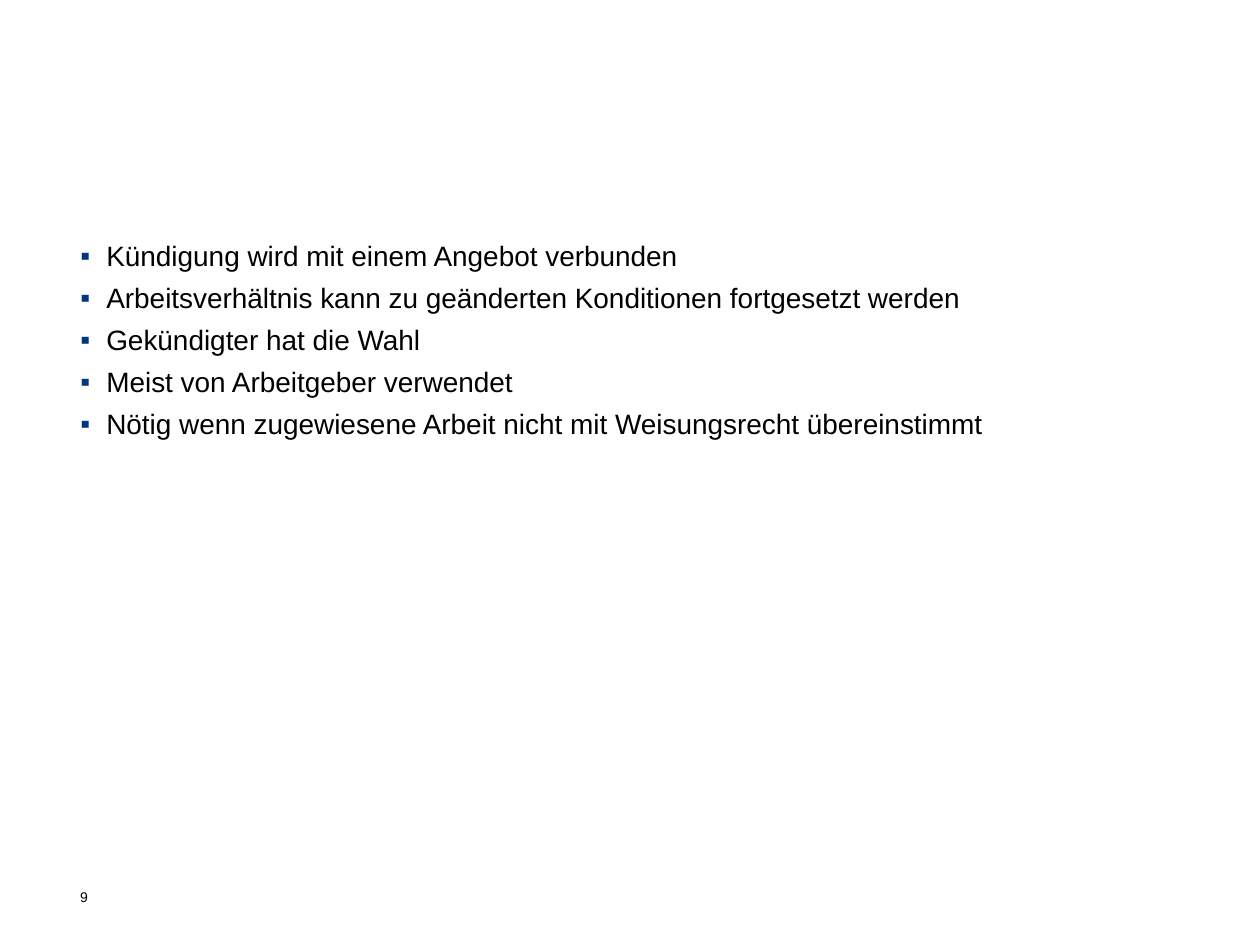
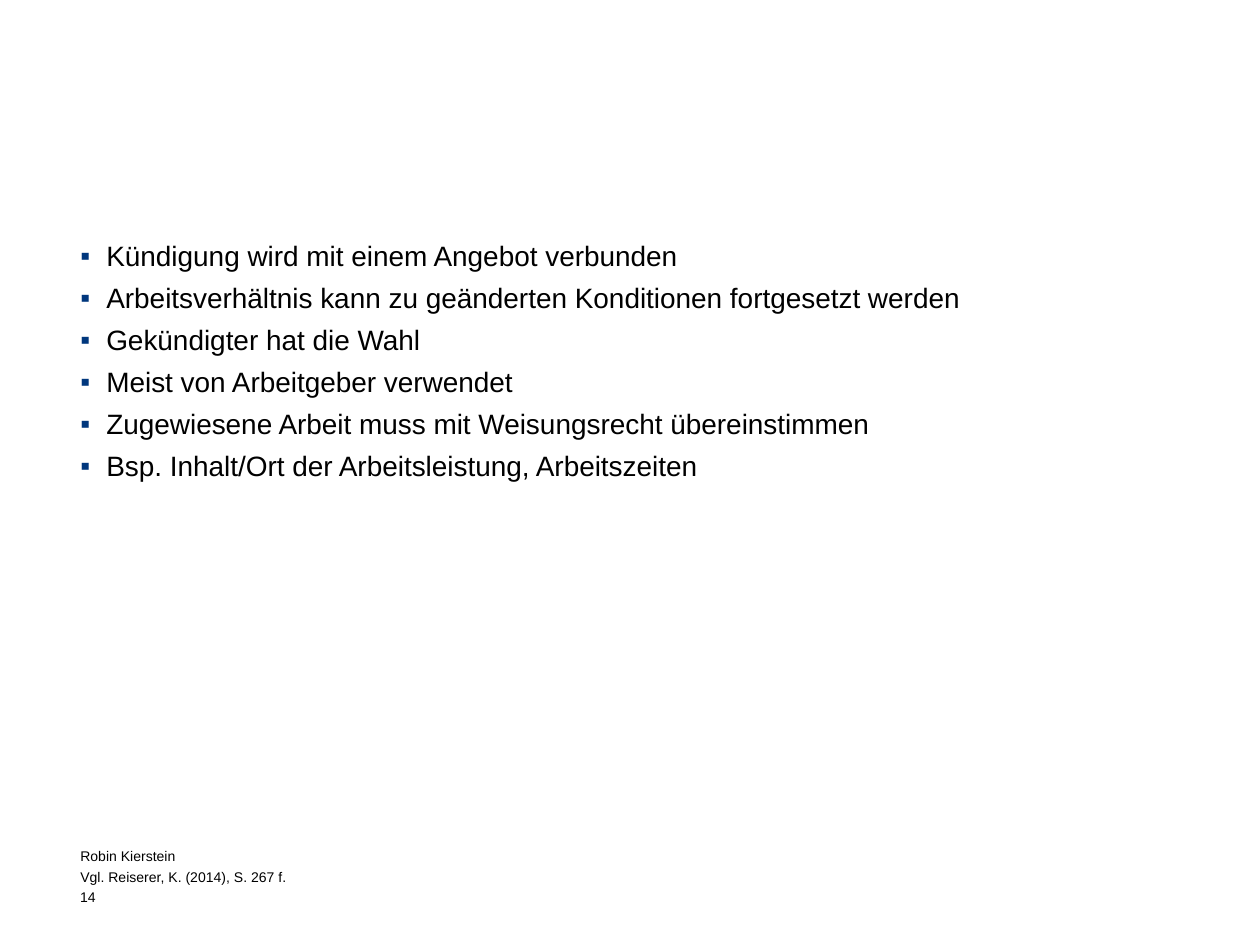
Before and after one commit to Debkou/Weorkshop, a slide deck: slide 14 of Führung Folien Robin.pptx (slide 9 before the commit). Drawn at 1260x945 pixels with LibreOffice and Linux fonts; fonts in the diff are those of the drawing; background and template pictures are left out. Boxes give left, top, right and bottom in pixels: in the first picture for what was removed or moved away, otherwise in the second. Text is boxed around its words. In the diff, an @@ line names an element or a change of style, - is before the commit and + after.

```diff
--- a/Führung Folien Robin.pptx
+++ b/Führung Folien Robin.pptx
@@ text at (106, 413, 869, 481): text changed @@
-▪ Nötig wenn zugewiesene Arbeit nicht mit Weisungsrecht übereinstimmt
+▪ Zugewiesene Arbeit muss mit Weisungsrecht übereinstimmen
+▪ Bsp. Inhalt/Ort der Arbeitsleistung, Arbeitszeiten
@@ text added at (80, 851, 286, 885), 8 pt, text #000000 @@
+Robin Kierstein
+Vgl. Reiserer, K. (2014), S. 267 f.
@@ page number at (80, 892, 96, 902): text changed @@
-9
+14
```
Also in this commit, not shown: 10 other slides changed, 9 slides added.
